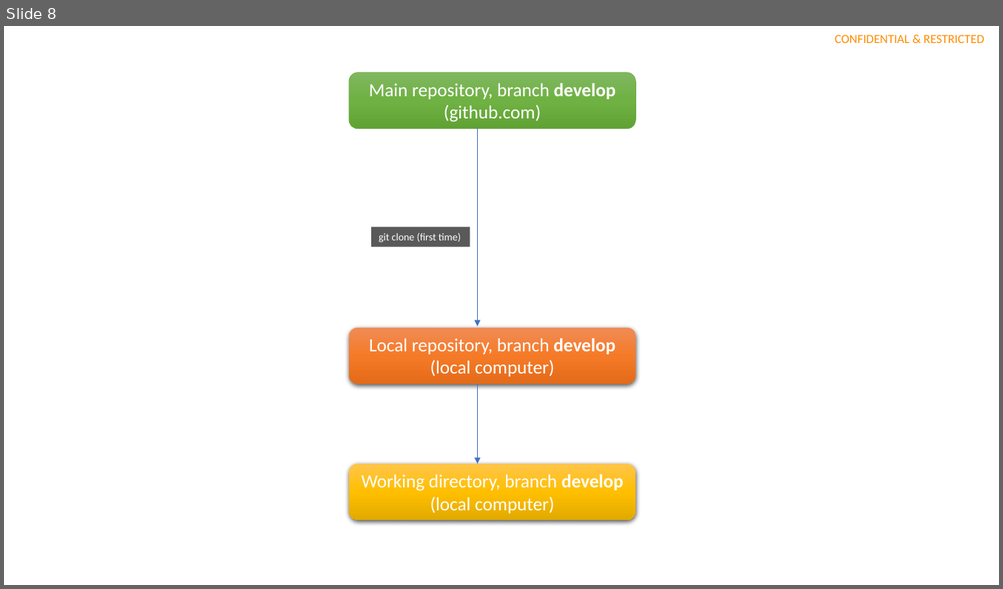
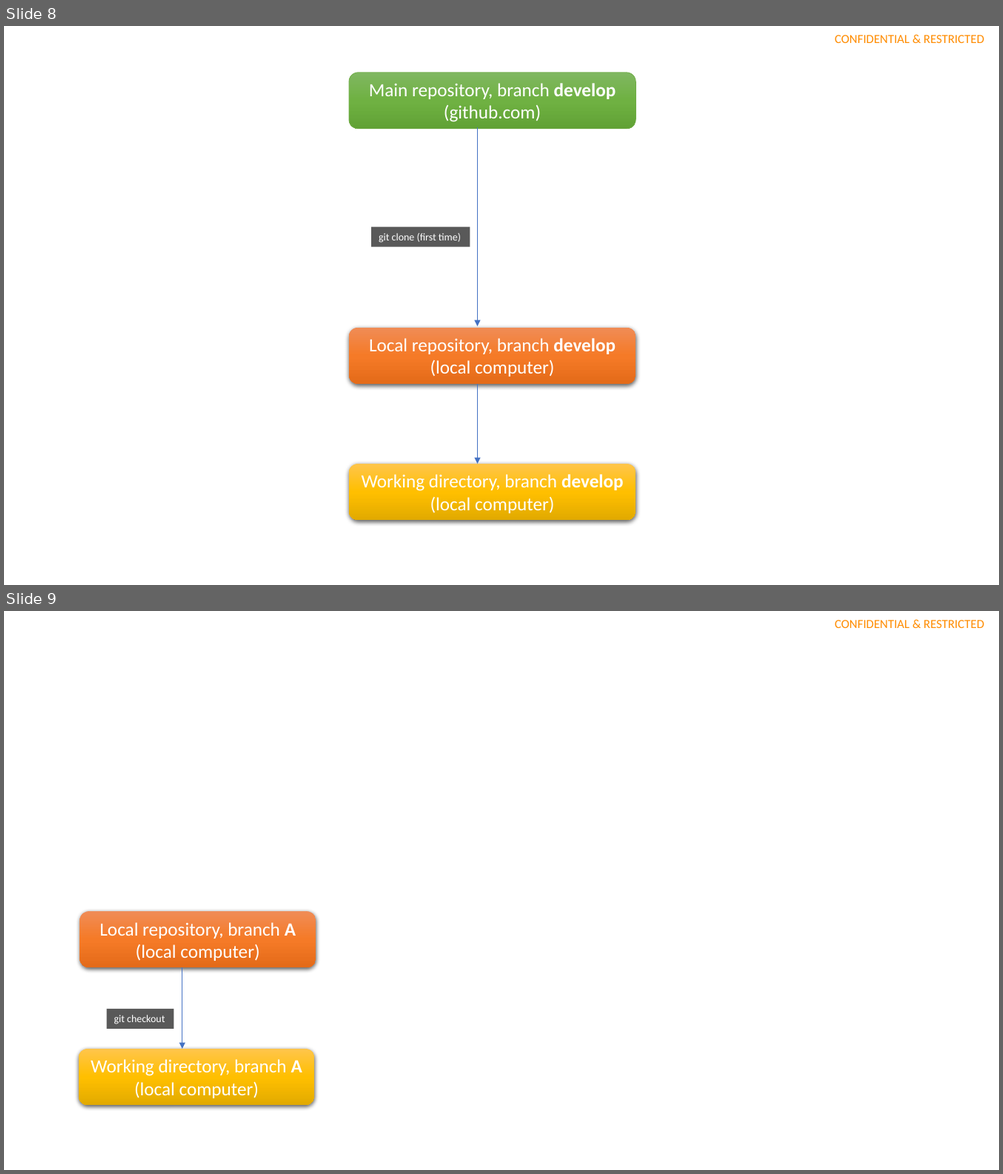
Before and after one commit to inf301trainer/Training, a slide deck: assets/courses/INF301-EngineeringToolsInSoftwareDevelopment/Module2-Git/assets/slides/Slide.pptx. Shown one above the other, each under a label of ours: slide 8 before the commit, slides 8 and 9 after it. The pictures are 1003x589 and 1003x1174 pixels, drawn with LibreOffice and Linux fonts; fonts in the diff are those of the drawing. Boxes give left, top, right and bottom in pixels: in the first picture for what was removed or moved away, otherwise in the second. Text is boxed around its words. In the diff, an @@ line names an element or a change of style, - is before the commit and + after.

```diff
--- a/assets/courses/INF301-EngineeringToolsInSoftwareDevelopment/Module2-Git/assets/slides/Slide.pptx
+++ b/assets/courses/INF301-EngineeringToolsInSoftwareDevelopment/Module2-Git/assets/slides/Slide.pptx
@@ slide 9 added at (4,611,999,1170), background #FFFFFF; not listed: 1 template element that a slide beside it also shows @@
@@ rounded rectangle added at (80,911,316,968), fill gradient #F18C57 to #F67B28 to #E56C19, 18 pt, text #FFFFFF @@
+Local repository, branch A
+(local computer)
@@ arrow added from (182, 968) to (182, 1049), #4472C4 0.5 pt @@
@@ rectangle added at (107,1009,174,1030), fill #595959, 10 pt, text #FFFFFF @@
+git checkout
@@ rounded rectangle added at (79,1049,314,1105), fill gradient #FFC64B to #FFC000 to #E3AB00, 18 pt, text #FFFFFF @@
+Working directory, branch A
+(local computer)
```
Also in this commit, not shown: 5 other files.
